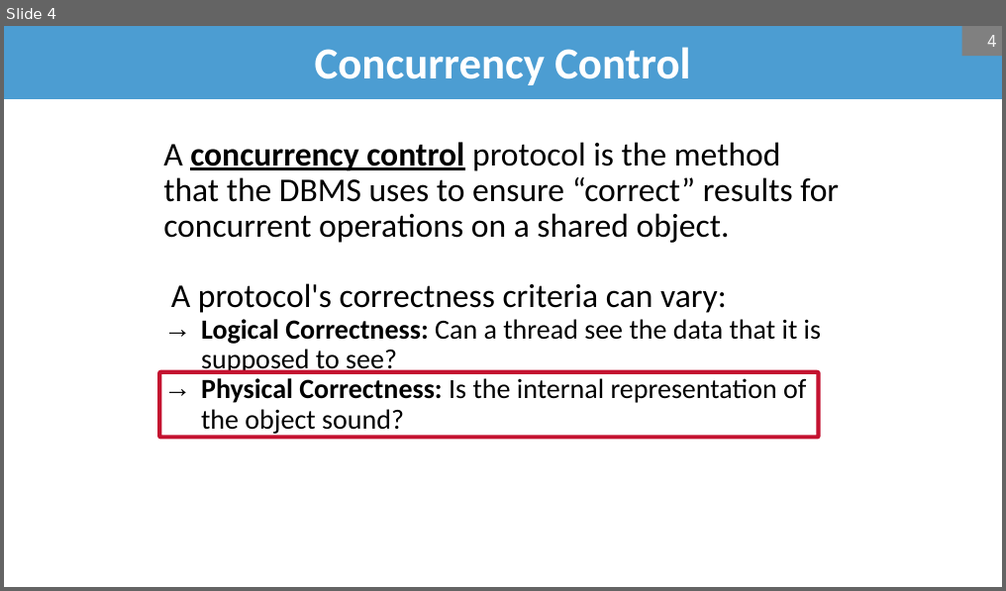
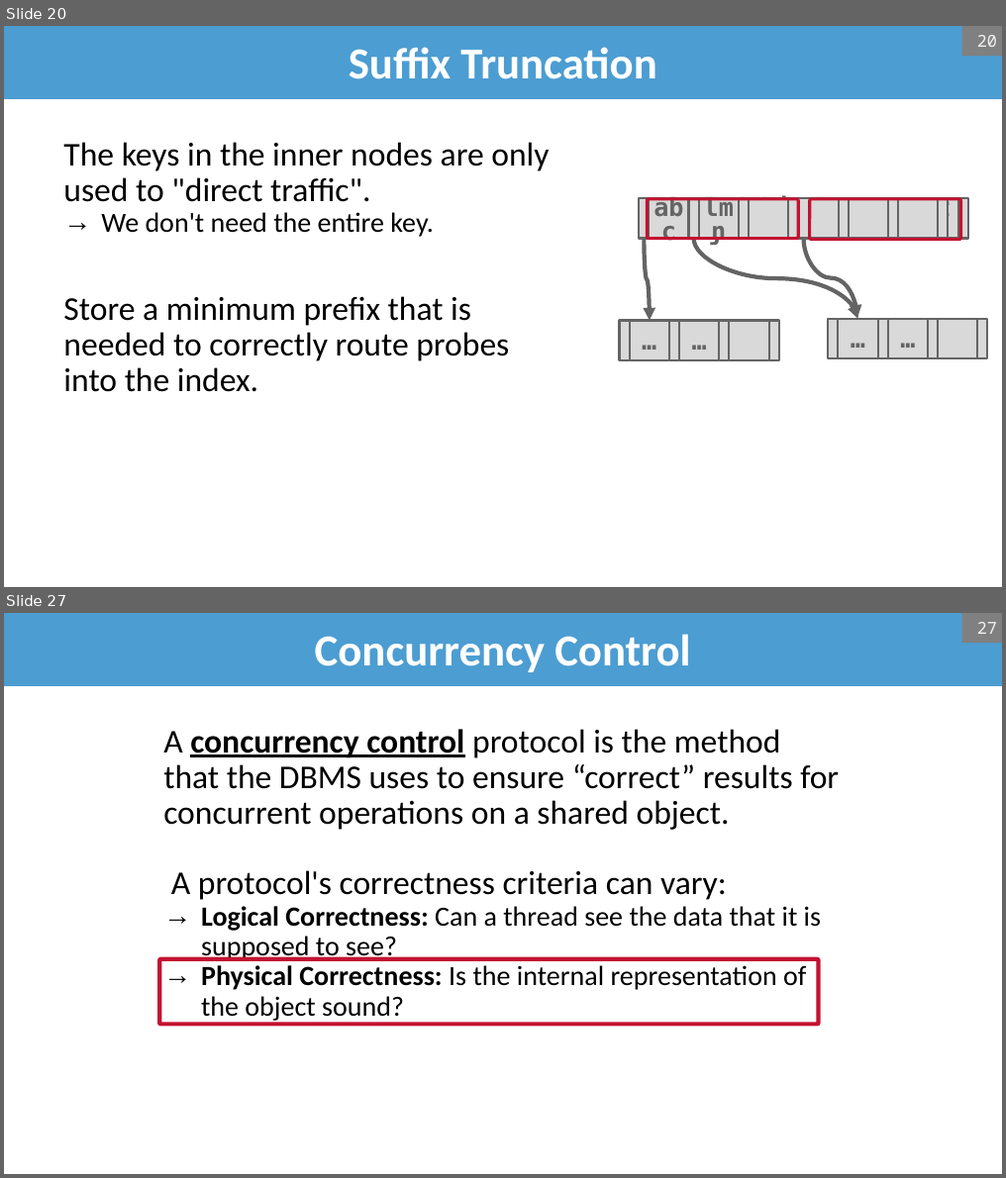
Before and after one commit to bsb20/bsb20.github.io, a slide deck: docs/421_f26/lectures/L08_concurrent_b_plus.pptx. Shown one above the other, each under a label of ours: slide 4 before the commit, slides 20 and 27 after it; the slides between them are not shown. The pictures are 1006x591 and 1006x1178 pixels, drawn with LibreOffice and Linux fonts; fonts in the diff are those of the drawing; background and template pictures are left out. Boxes give left, top, right and bottom in pixels: in the first picture for what was removed or moved away, otherwise in the second. Text is boxed around its words. In the diff, an @@ line names an element or a change of style, - is before the commit and + after.

```diff
--- a/docs/421_f26/lectures/L08_concurrent_b_plus.pptx
+++ b/docs/421_f26/lectures/L08_concurrent_b_plus.pptx
@@ slide 20 added at box(4, 26, 1002, 587), background #FFFFFF @@
@@ title added at box(4, 26, 1002, 99), fill #4C9DD2, 32 pt, text #FFFFFF, bold @@
+Suffix Truncation
@@ page number added at box(962, 26, 1002, 56), fill #808080, 12 pt, text #F2F2F2 @@
+20
@@ text added at box(63, 142, 548, 392), 24 pt, text #000000 @@
+The keys in the inner nodes are only used to "direct traffic".
+  → We don't need the entire key.
+Store a minimum prefix that is needed to correctly route probes into the index.
@@ rounded rectangle added at box(647, 199, 798, 239), outline #C41230 2.25 pt @@
@@ rounded rectangle added at box(809, 199, 961, 240), outline #C41230 2.25 pt @@
@@ group added at box(639, 198, 948, 239): 13 rectangles @@
+abc
+lmn
@@ group added at box(648, 198, 968, 239): 4 rectangles @@
+abcdefghijk
+lmnopqrstuv
@@ curved arrow added from (644, 239) to (649, 320), #646464 3 pt @@
@@ curved arrow added from (694, 239) to (858, 318), #646464 3 pt @@
@@ curved arrow added from (803, 239) to (857, 317), #646464 3 pt @@
@@ group added at box(620, 320, 779, 361): 7 rectangles @@
+…
+…
@@ group added at box(829, 318, 988, 359): 7 rectangles @@
+…
+…
@@ what was slide 4 is now slide 27 @@
@@ page number at box(977, 622, 997, 634): text changed @@
-4
+27
```
Also in this commit, not shown: 15 slides changed, 24 other slides added, 1 slide removed, 1 other file.
